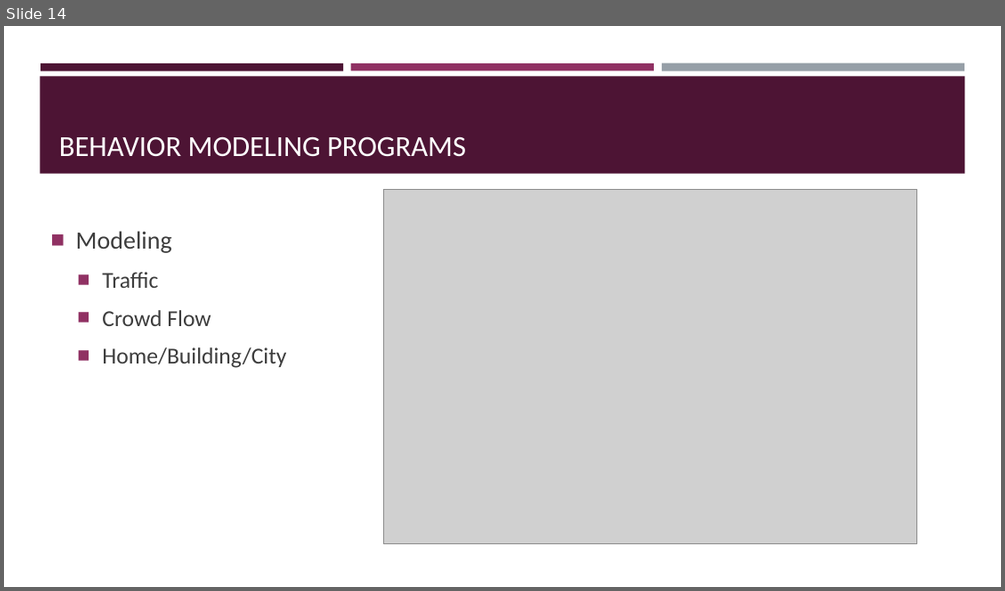
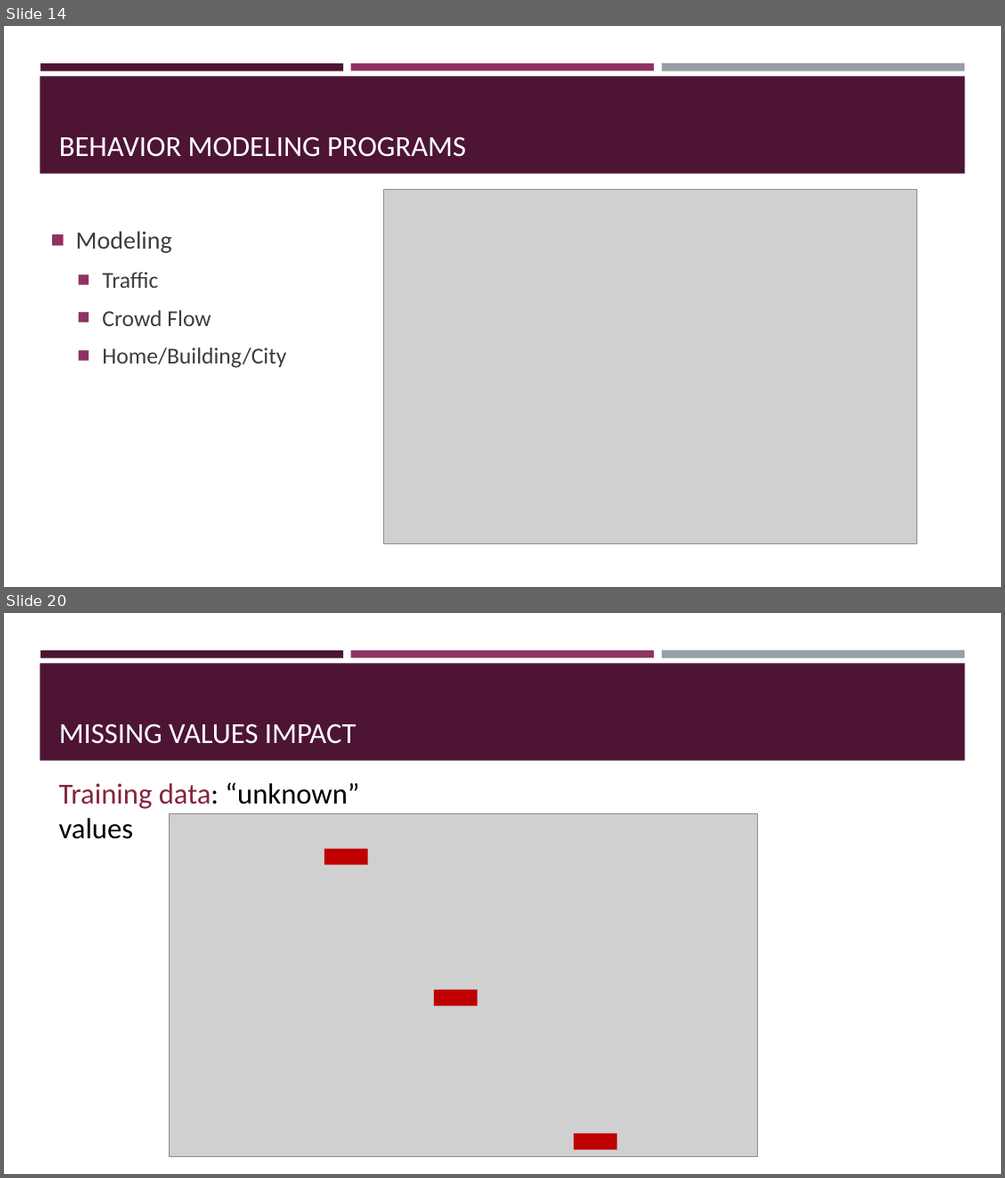
Before and after one commit to BeiyuLinCS/beiyulin.github.io, a slide deck: teach/spring_21/behavior_modeling/week2_research_method.pptx. Shown one above the other, each under a label of ours: slide 14 before the commit, slides 14 and 20 after it; the slides between them are not shown. The pictures are 1005x591 and 1005x1178 pixels, drawn with LibreOffice and Linux fonts; fonts in the diff are those of the drawing; grey boxes stand for pictures. Boxes give left, top, right and bottom in pixels: in the first picture for what was removed or moved away, otherwise in the second. Text is boxed around its words. In the diff, an @@ line names an element or a change of style, - is before the commit and + after.

```diff
--- a/teach/spring_21/behavior_modeling/week2_research_method.pptx
+++ b/teach/spring_21/behavior_modeling/week2_research_method.pptx
@@ slide 20 added at (4, 613, 1001, 1174), background #FFFFFF; not listed: 4 template elements that a slide beside it also shows @@
@@ title added at (59, 723, 356, 744), 28 pt, text #FFFFFF @@
+MISSING VALUES IMPACT
@@ text added at (59, 782, 359, 839), 28 pt, text #000000 @@
+Training data: “unknown” values
@@ group added at (170, 813, 758, 1156): 3 rectangles, 1 picture @@
```
Also in this commit, not shown: 2 slides changed, 39 other slides added, 1 slide removed, 1 other file.
